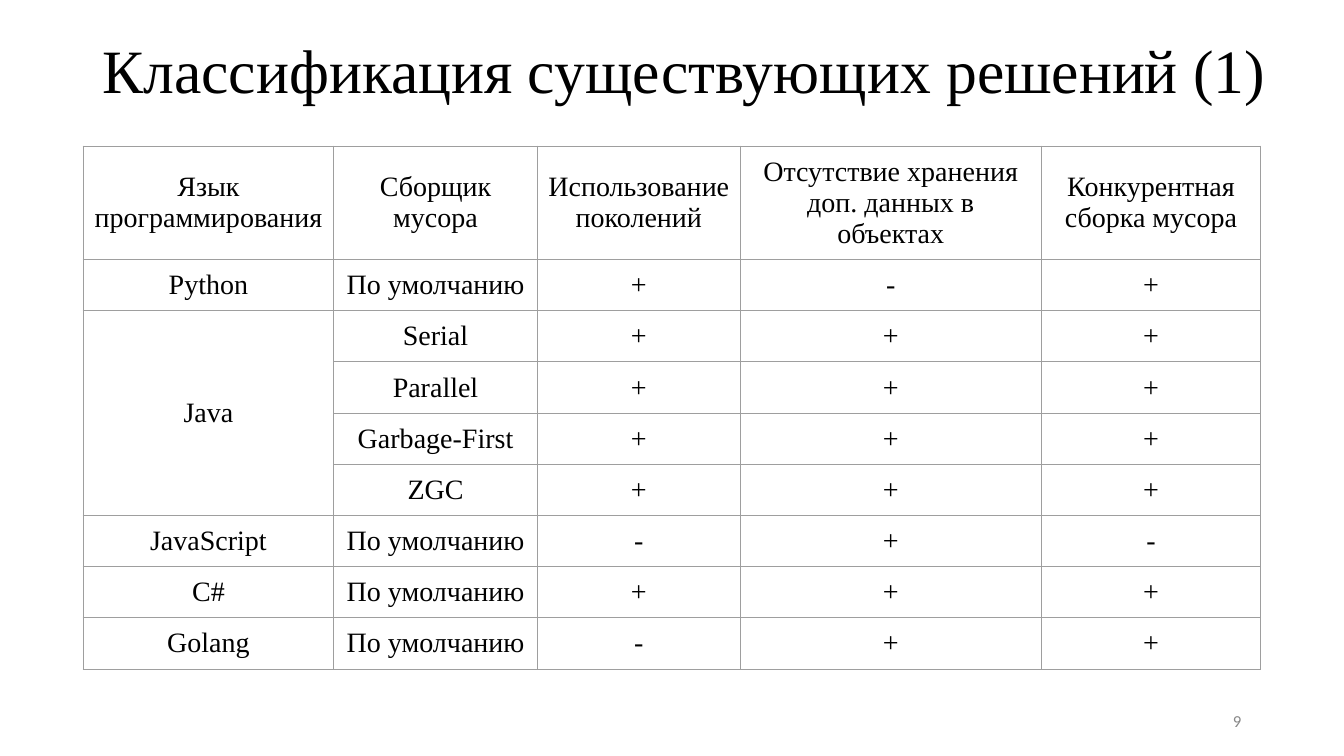
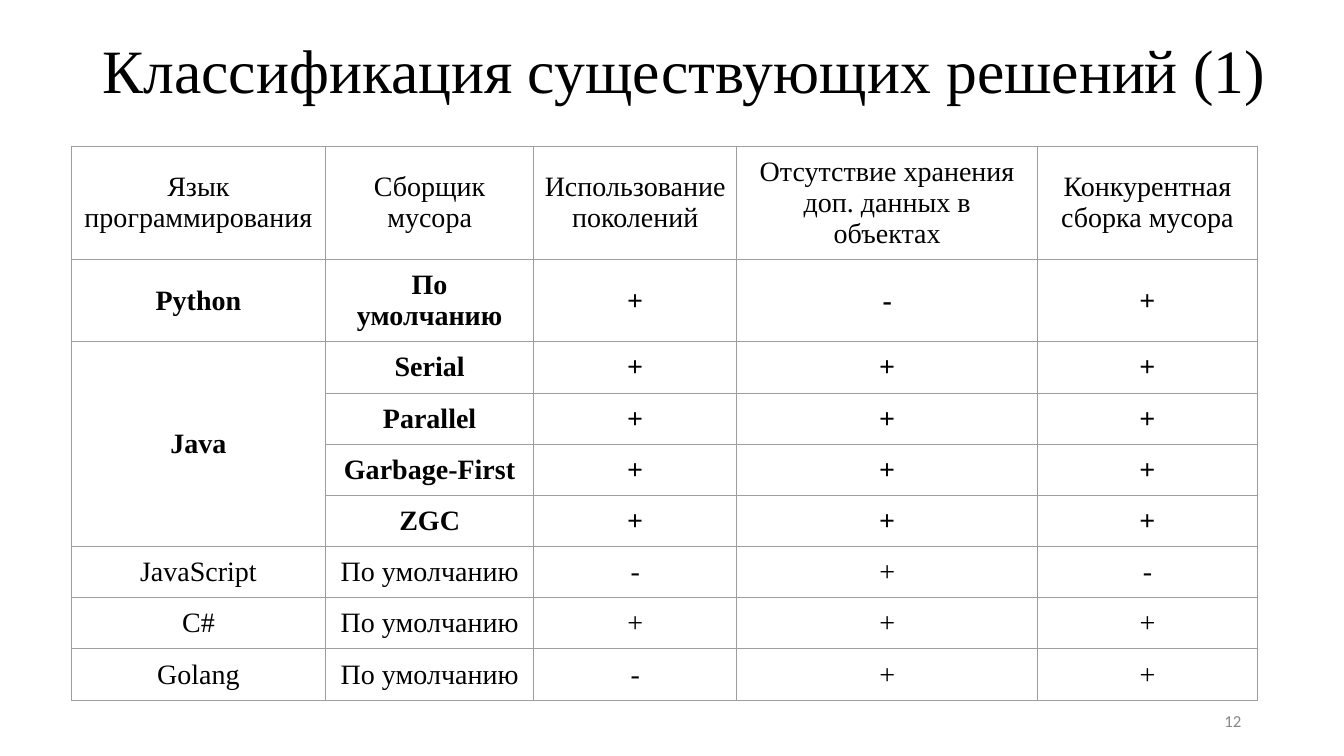
Before and after one commit to Inspirate789/memory-management-algorithms, a slide deck: slide 12 of presentation/presentation.pptx (slide 9 before the commit). Drawn at 1344x756 pixels with LibreOffice and Linux fonts; fonts in the diff are those of the drawing. Boxes give left, top, right and bottom in pixels: in the first picture for what was removed or moved away, otherwise in the second. Text is boxed around its words. In the diff, an @@ line names an element or a change of style, - is before the commit and + after.

```diff
--- a/presentation/presentation.pptx
+++ b/presentation/presentation.pptx
@@ table at <box>72,146,1258,693</box> @@
@@ bold on in "Python", "По умолчанию", "+", "-" and 18 more places @@
@@ table: place and size @@
-table at <box>83,146,1261,662</box>
+table at <box>72,146,1258,693</box>
@@ page number at <box>1224,716,1241,727</box>: text changed @@
-9
+12
```
Also in this commit, not shown: 10 other slides changed, 3 slides added, 1 slide removed, 9 other files.
